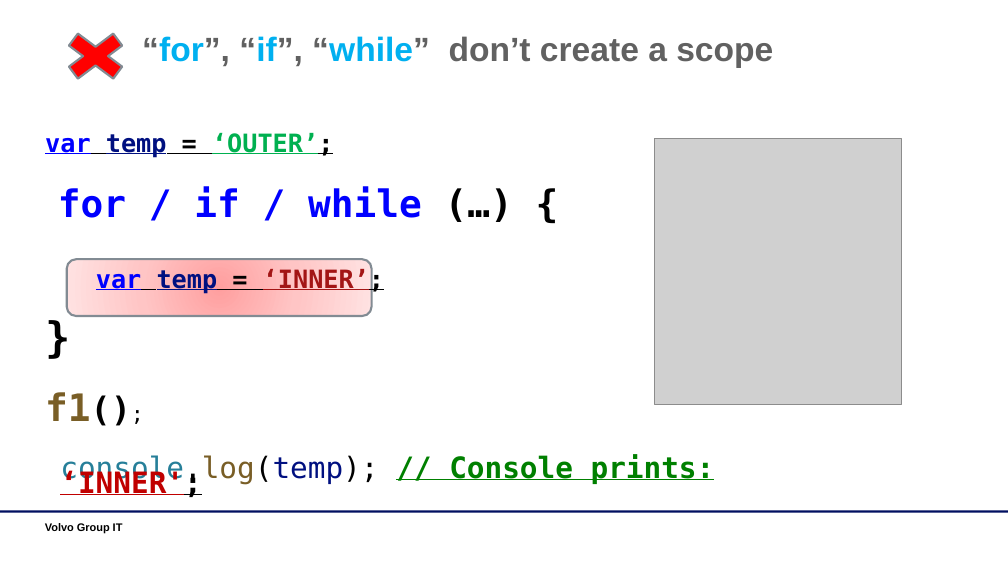
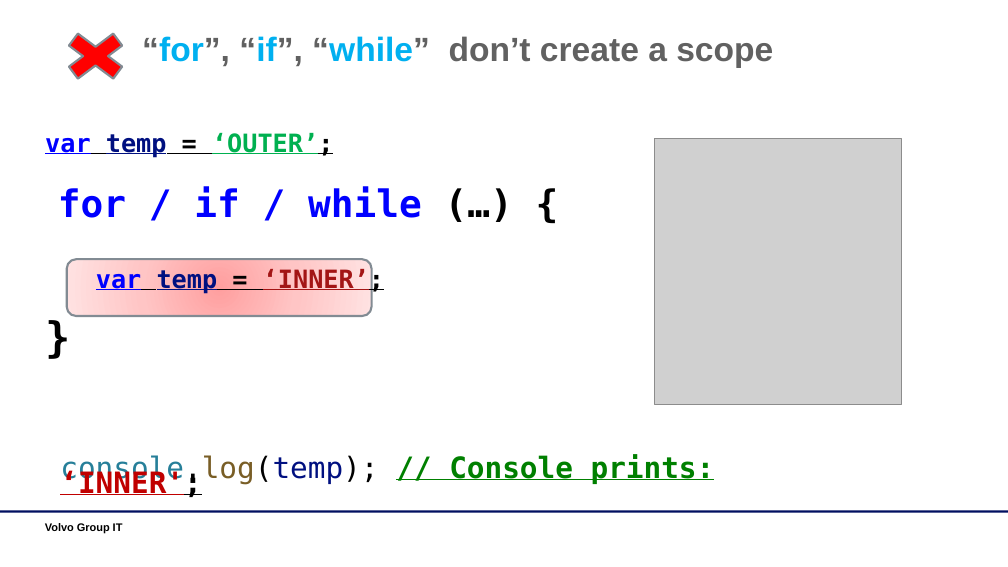
Before and after one commit to dankrz/JsTraining, a slide deck: slide 6 of JsTraining-presentation/JS Training.pptx. Drawn at 1008x567 pixels with LibreOffice and Linux fonts; fonts in the diff are those of the drawing; grey boxes stand for pictures; background and template pictures are left out. Boxes give left, top, right and bottom in pixels: in the first picture for what was removed or moved away, otherwise in the second. Text is boxed around its words. In the diff, an @@ line names an element or a change of style, - is before the commit and + after.

```diff
--- a/JsTraining-presentation/JS Training.pptx
+++ b/JsTraining-presentation/JS Training.pptx
@@ text at box(45, 392, 91, 421): paragraph removed @@
-f1();
```
Also in this commit, not shown: 3 other files.
